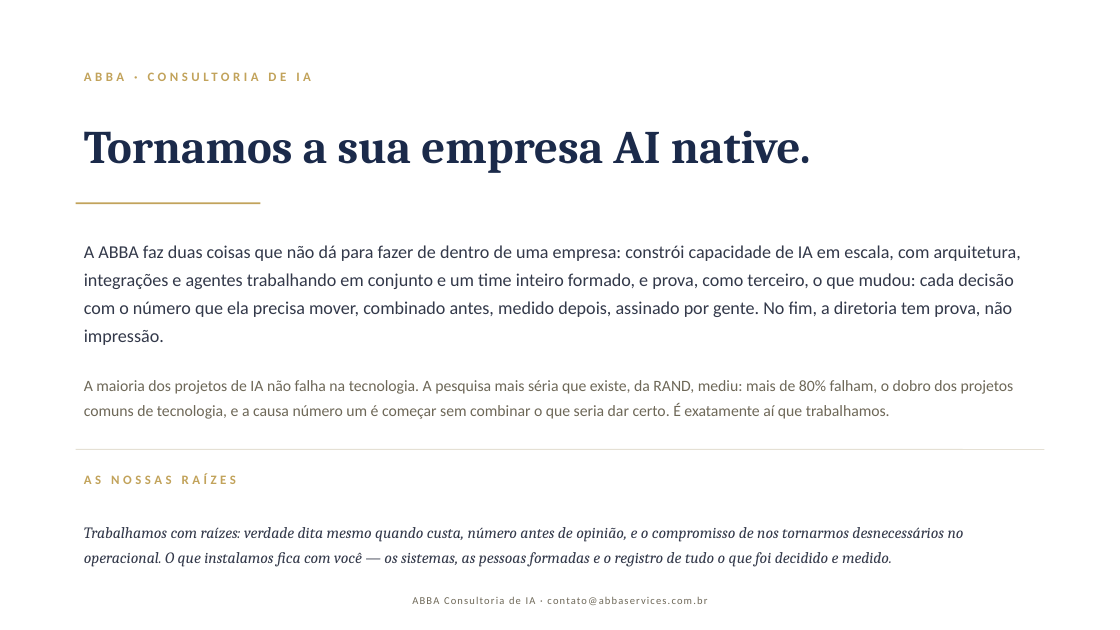
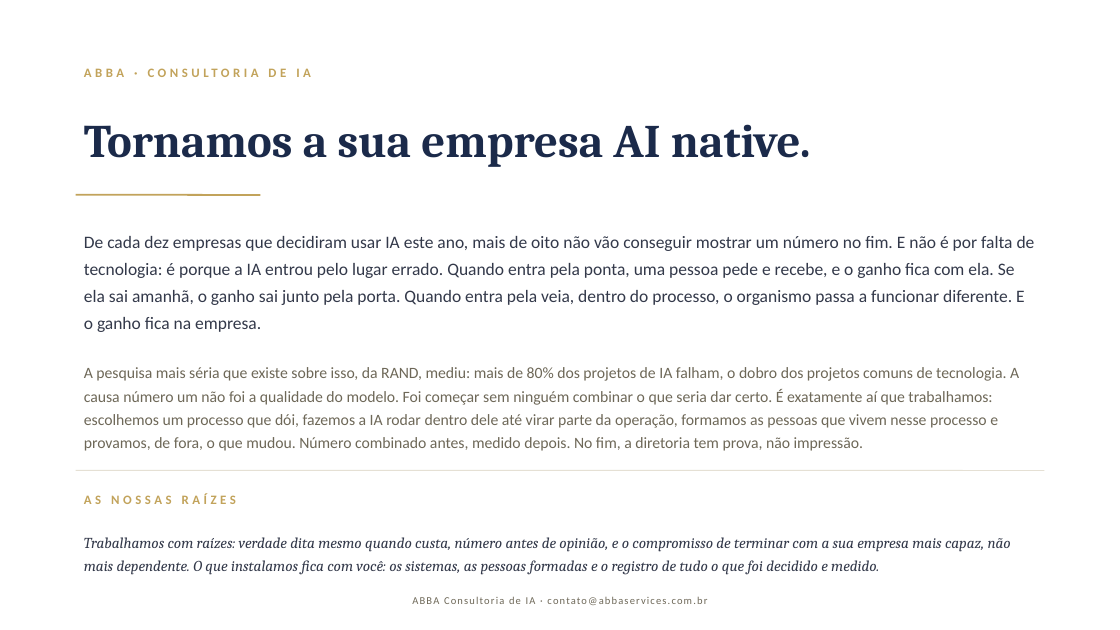
Before and after one commit to DanielMoraesCoca/abba-ops, a slide deck: slide 1 of 08-materiais/modelos/abba-apresentacao.pptx. Drawn at 1120x630 pixels with LibreOffice and Linux fonts; fonts in the diff are those of the drawing. Boxes give left, top, right and bottom in pixels: in the first picture for what was removed or moved away, otherwise in the second. Text is boxed around its words. In the diff, an @@ line names an element or a change of style, - is before the commit and + after.

```diff
--- a/08-materiais/modelos/abba-apresentacao.pptx
+++ b/08-materiais/modelos/abba-apresentacao.pptx
@@ text "ABBA · CONSULTORIA DE IA": place and size @@
-text "ABBA · CONSULTORIA DE IA" at [76, 63, 580, 90]
+text "ABBA · CONSULTORIA DE IA" at [76, 59, 580, 86]
@@ text "Tornamos a sua empresa AI ...": place and size @@
-text "Tornamos a sua empresa AI ..." at [84, 130, 811, 173]
+text "Tornamos a sua empresa AI ..." at [84, 124, 811, 167]
@@ line moved from (76, 203) - (260, 203) to (76, 195) - (260, 195) @@
@@ text at [84, 236, 1035, 332]: text changed; size 15.5 to 15 pt @@
-A ABBA faz duas coisas que não dá para fazer de dentro de uma empresa: constrói capacidade de IA em escala, com arquitetura, integrações e agentes trabalhando em conjunto e um time inteiro formado, e prova, como terceiro, o que mudou: cada decisão com o número que ela precisa mover, combinado antes, medido depois, assinado por gente. No fim, a diretoria tem prova, não impressão.
+De cada dez empresas que decidiram usar IA este ano, mais de oito não vão conseguir mostrar um número no fim. E não é por falta de tecnologia: é porque a IA entrou pelo lugar errado. Quando entra pela ponta, uma pessoa pede e recebe, e o ganho fica com ela. Se ela sai amanhã, o ganho sai junto pela porta. Quando entra pela veia, dentro do processo, o organismo passa a funcionar diferente. E o ganho fica na empresa.
@@ text at [84, 367, 1019, 451]: text changed @@
-A maioria dos projetos de IA não falha na tecnologia. A pesquisa mais séria que existe, da RAND, mediu: mais de 80% falham, o dobro dos projetos comuns de tecnologia, e a causa número um é começar sem combinar o que seria dar certo. É exatamente aí que trabalhamos.
+A pesquisa mais séria que existe sobre isso, da RAND, mediu: mais de 80% dos projetos de IA falham, o dobro dos projetos comuns de tecnologia. A causa número um não foi a qualidade do modelo. Foi começar sem ninguém combinar o que seria dar certo. É exatamente aí que trabalhamos: escolhemos um processo que dói, fazemos a IA rodar dentro dele até virar parte da operação, formamos as pessoas que vivem nesse processo e provamos, de fora, o que mudou. Número combinado antes, medido depois. No fim, a diretoria tem prova, não impressão.
@@ line moved from (76, 450) - (1044, 450) to (76, 471) - (1044, 471) @@
@@ text "AS NOSSAS RAÍZES": place and size @@
-text "AS NOSSAS RAÍZES" at [84, 474, 236, 484]
+text "AS NOSSAS RAÍZES" at [84, 493, 236, 504]
@@ text at [84, 537, 1011, 575]: text changed; size 13.5 to 13 pt @@
-Trabalhamos com raízes: verdade dita mesmo quando custa, número antes de opinião, e o compromisso de nos tornarmos desnecessários no operacional. O que instalamos fica com você — os sistemas, as pessoas formadas e o registro de tudo o que foi decidido e medido.
+Trabalhamos com raízes: verdade dita mesmo quando custa, número antes de opinião, e o compromisso de terminar com a sua empresa mais capaz, não mais dependente. O que instalamos fica com você: os sistemas, as pessoas formadas e o registro de tudo o que foi decidido e medido.
```
Also in this commit, not shown: 2 other slides changed, 18 other files.
